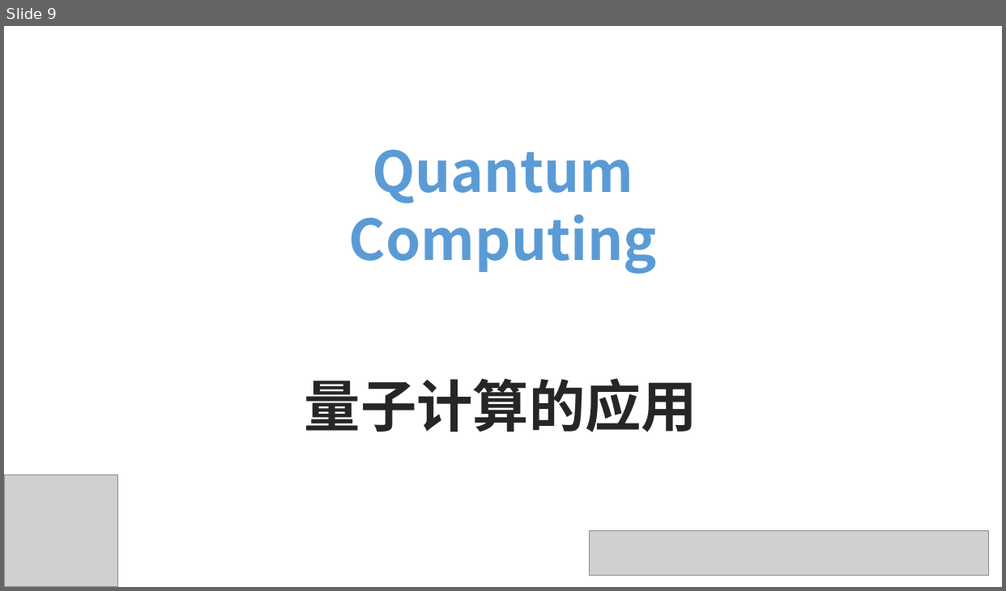
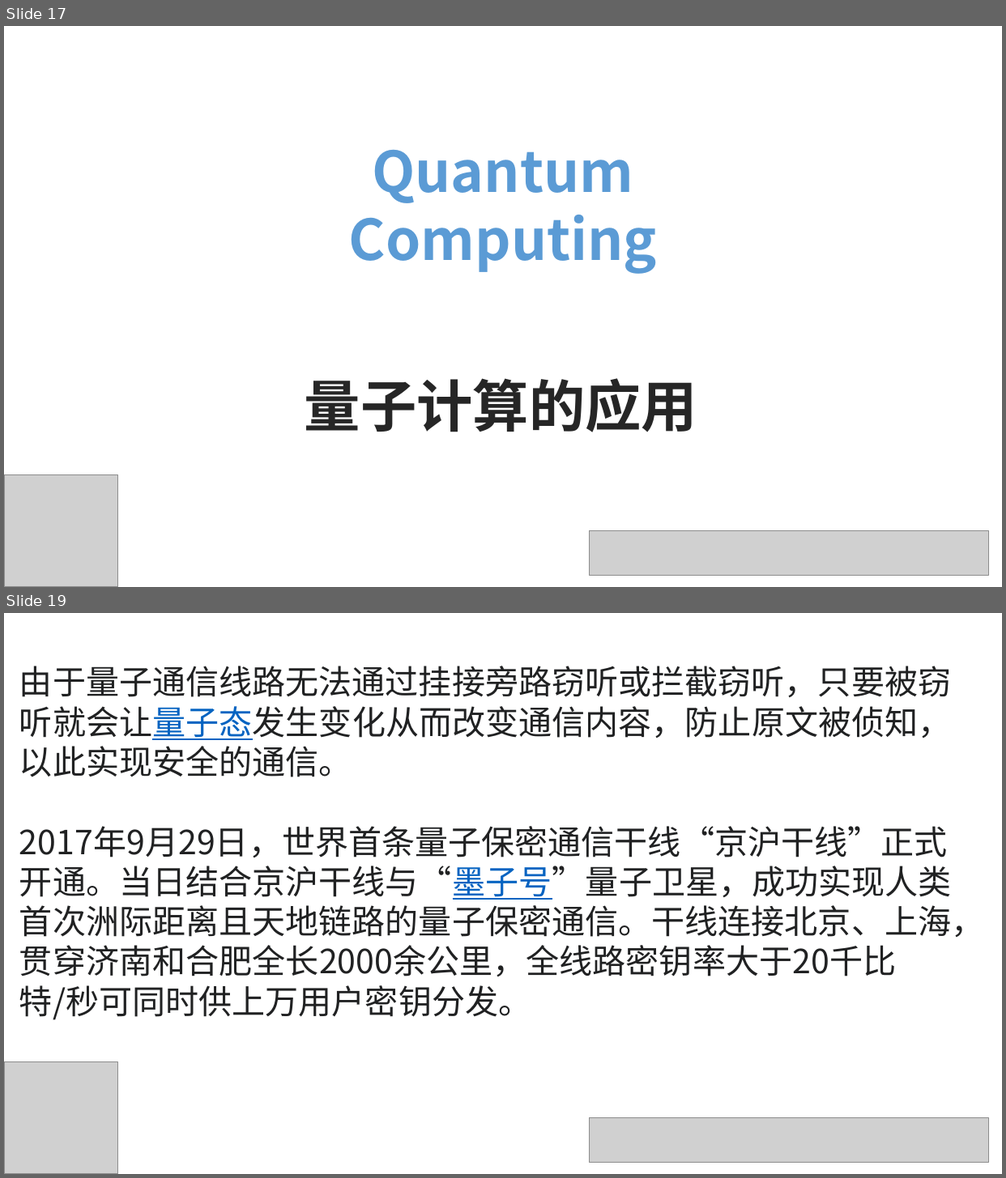
Before and after one commit to leliyliu/UCAS-Courses, a slide deck: homework/quantum computing .pptx. Shown one above the other, each under a label of ours: slide 9 before the commit, slides 17 and 19 after it; the slides between them are not shown. The pictures are 1006x591 and 1006x1178 pixels, drawn with LibreOffice and Linux fonts; fonts in the diff are those of the drawing; grey boxes stand for pictures. Boxes give left, top, right and bottom in pixels: in the first picture for what was removed or moved away, otherwise in the second. Text is boxed around its words. In the diff, an @@ line names an element or a change of style, - is before the commit and + after.

```diff
--- a/homework/quantum computing .pptx
+++ b/homework/quantum computing .pptx
@@ slide 19 added at (4, 613, 1002, 1174), background #FFFFFF @@
@@ text added at (19, 666, 984, 1020), 32 pt, text #202122 @@
+由于量子通信线路无法通过挂接旁路窃听或拦截窃听，只要被窃听就会让量子态发生变化从而改变通信内容，防止原文被侦知，以此实现安全的通信。
+2017年9月29日，世界首条量子保密通信干线“京沪干线”正式开通。当日结合京沪干线与“墨子号”量子卫星，成功实现人类首次洲际距离且天地链路的量子保密通信。干线连接北京、上海，贯穿济南和合肥全长2000余公里，全线路密钥率大于20千比特/秒可同时供上万用户密钥分发。
@@ picture added at (4, 1063, 117, 1174) @@
@@ picture added at (590, 1118, 988, 1162) @@
@@ what was slide 9 is now slide 17 @@
```
Also in this commit, not shown: 2 slides changed, 2 other slides added, 3 other files.
